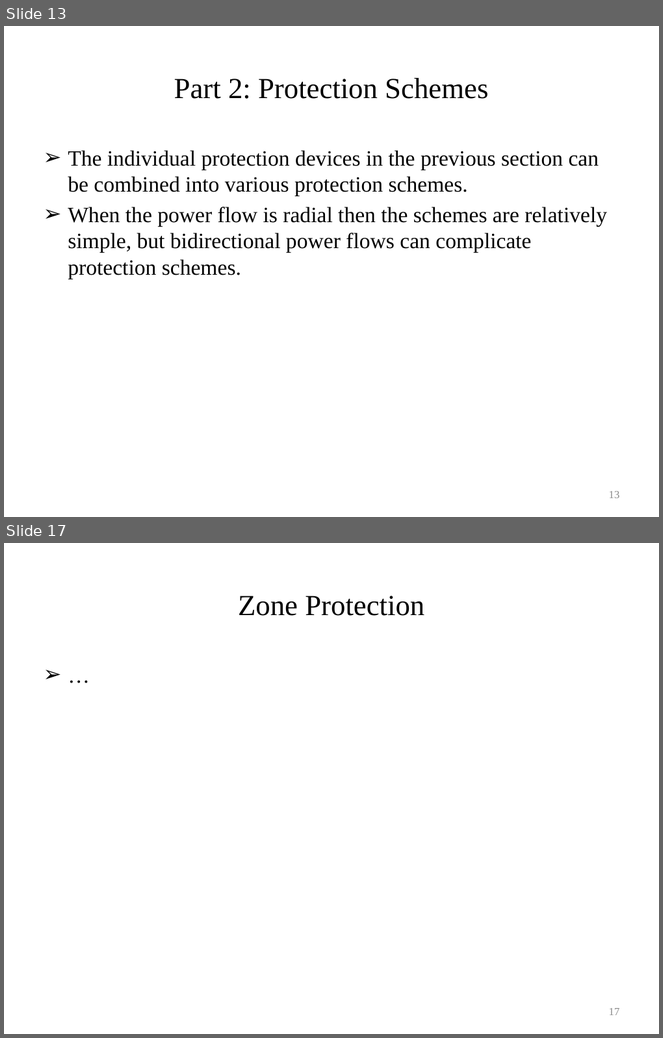
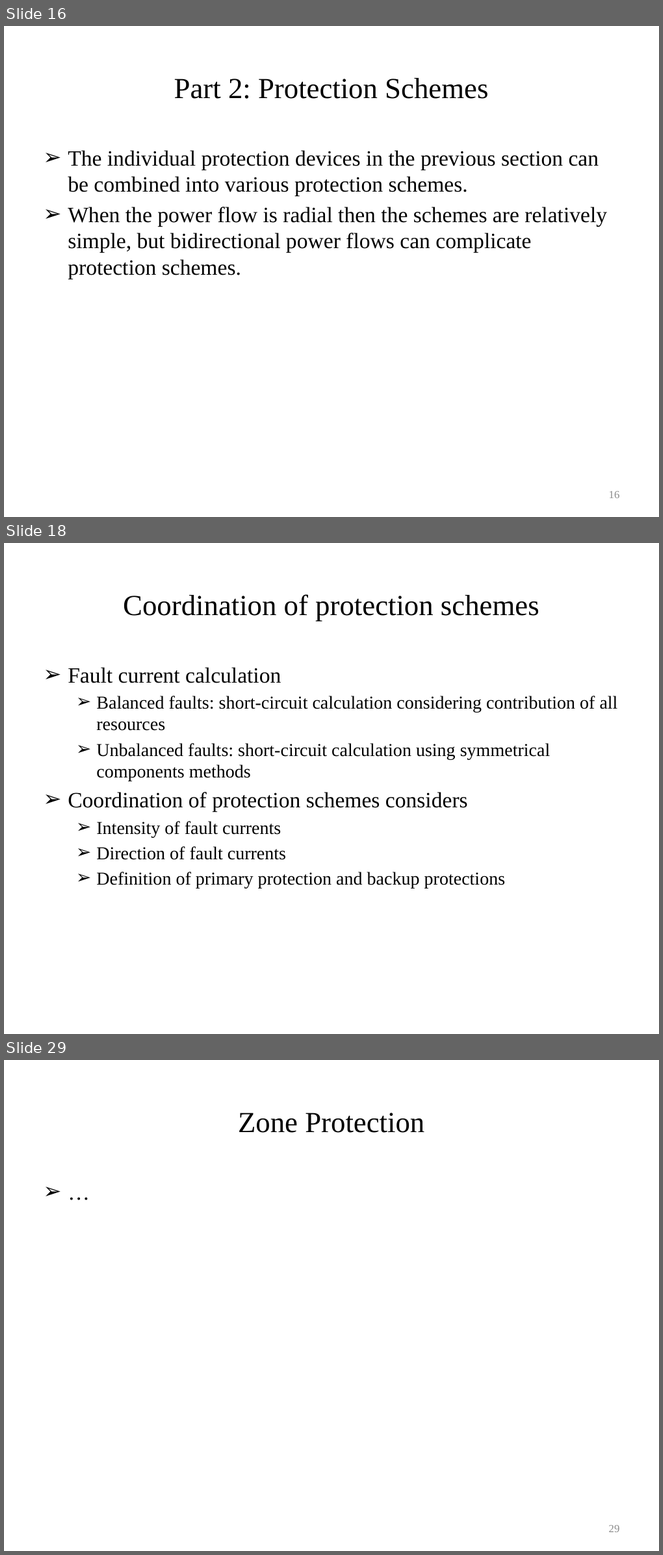
Before and after one commit to gridlab-d/course, a slide deck: University of Washington Class/Module 9 - Automated switching and reconfiguration.pptx. Shown one above the other, each under a label of ours: slides 13 and 17 before the commit, slides 16, 18 and 29 after it; the slides between them are not shown. The pictures are 663x1038 and 663x1555 pixels, drawn with LibreOffice and Linux fonts; fonts in the diff are those of the drawing. Boxes give left, top, right and bottom in pixels: in the first picture for what was removed or moved away, otherwise in the second. Text is boxed around its words. In the diff, an @@ line names an element or a change of style, - is before the commit and + after.

```diff
--- a/University of Washington Class/Module 9 - Automated switching and reconfiguration.pptx
+++ b/University of Washington Class/Module 9 - Automated switching and reconfiguration.pptx
@@ slide 18 added at <box>4,543,659,1034</box>, background #FFFFFF @@
@@ title added at <box>123,594,540,621</box>, 32 pt, text #000000 @@
+Coordination of protection schemes
@@ text added at <box>68,667,618,888</box>, 20 pt, text #000000 @@
+➢ Fault current calculation
+  ➢ Balanced faults: short-circuit calculation considering contribution of all resources
+  ➢ Unbalanced faults: short-circuit calculation using symmetrical components methods
+➢ Coordination of protection schemes considers
+  ➢ Intensity of fault currents
+  ➢ Direction of fault currents
+  ➢ Definition of primary protection and backup protections
@@ what was slide 13 is now slide 16 @@
@@ page number at <box>609,491,620,499</box>: text changed @@
-13
+16
@@ what was slide 17 is now slide 29 @@
@@ page number at <box>609,1525,620,1533</box>: text changed @@
-17
+29
```
Also in this commit, not shown: 4 slides changed, 18 other slides added.
